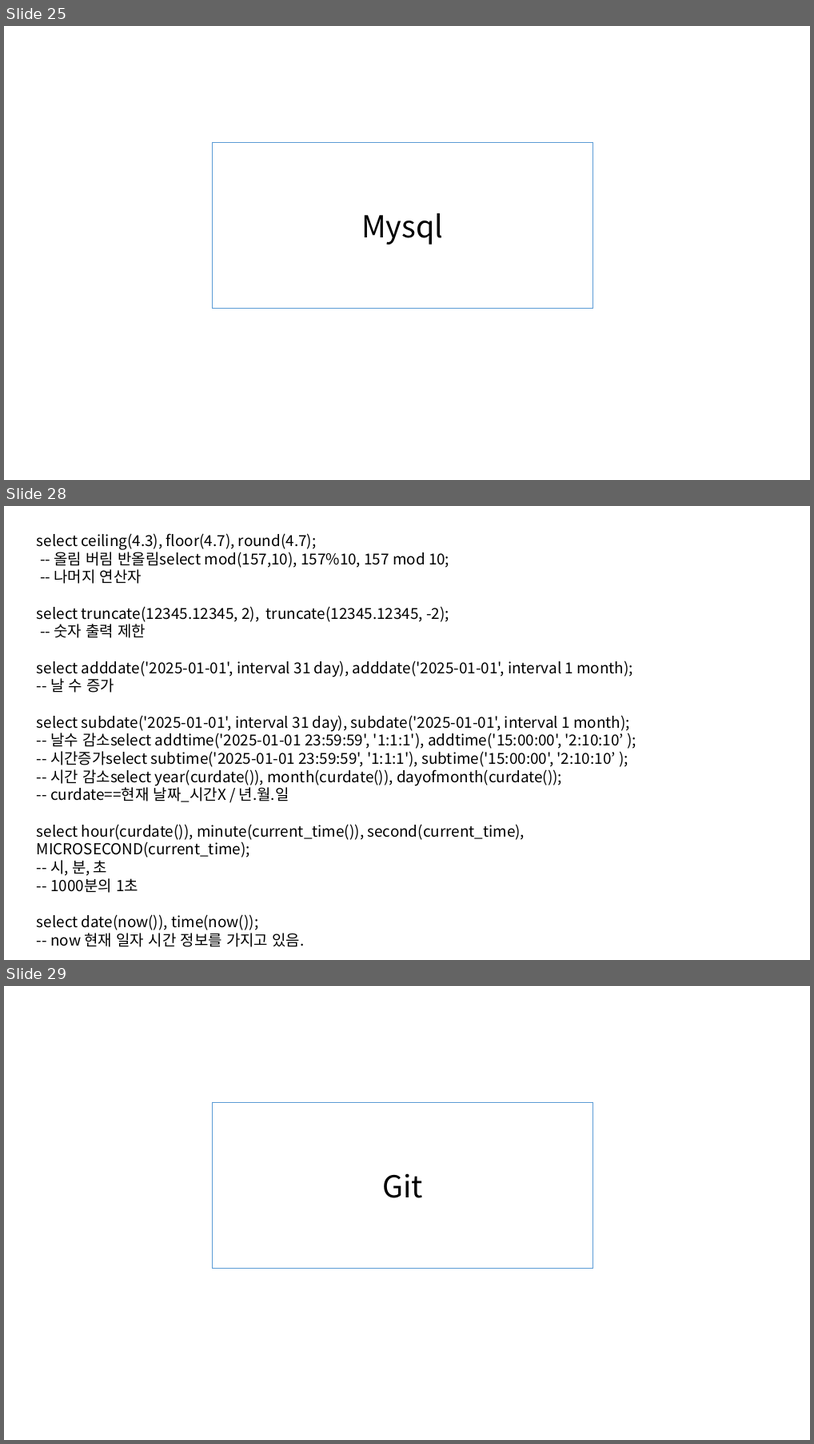
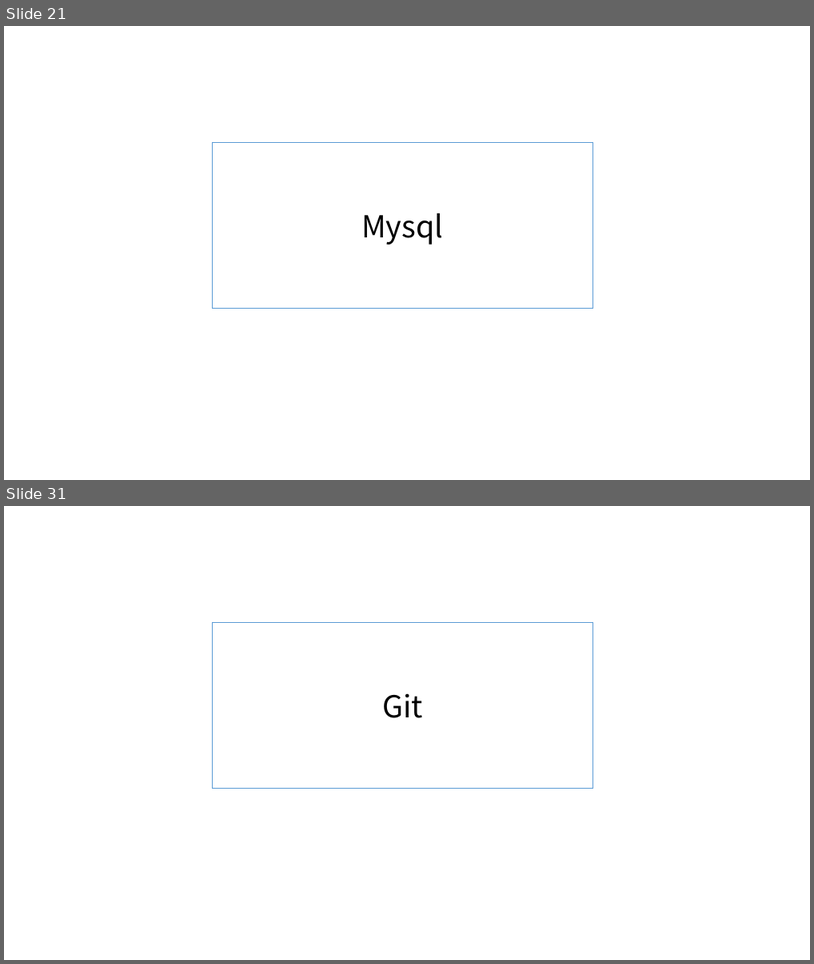
Before and after one commit to yunju94/know, a slide deck: know.pptx. Shown one above the other, each under a label of ours: slides 25, 28 and 29 before the commit, slides 21 and 31 after it; the slides between them are not shown. The pictures are 814x1444 and 814x964 pixels, drawn with LibreOffice and Linux fonts; fonts in the diff are those of the drawing. Boxes give left, top, right and bottom in pixels: in the first picture for what was removed or moved away, otherwise in the second. Text is boxed around its words. In the diff, an @@ line names an element or a change of style, - is before the commit and + after.

```diff
--- a/know.pptx
+++ b/know.pptx
@@ slide 28 removed at [4,506,810,960], background #FFFFFF @@
@@ text removed at [37,533,634,947] @@
-select ceiling(4.3), floor(4.7), round(4.7);
--- 올림 버림 반올림select mod(157,10), 157%10, 157 mod 10;
--- 나머지 연산자
-select truncate(12345.12345, 2), truncate(12345.12345, -2);
--- 숫자 출력 제한
-select adddate('2025-01-01', interval 31 day), adddate('2025-01-01', interval 1 month);
--- 날 수 증가
-select subdate('2025-01-01', interval 31 day), subdate('2025-01-01', interval 1 month);
--- 날수 감소select addtime('2025-01-01 23:59:59', '1:1:1'), addtime('15:00:00', '2:10:10’ );
--- 시간증가select subtime('2025-01-01 23:59:59', '1:1:1'), subtime('15:00:00', '2:10:10’ );
--- 시간 감소select year(curdate()), month(curdate()), dayofmonth(curdate());
--- curdate==현재 날짜_시간X / 년.월.일
-select hour(curdate()), minute(current_time()), second(current_time), MICROSECOND(current_time);
--- 시, 분, 초
--- 1000분의 1초
-select date(now()), time(now());
--- now 현재 일자 시간 정보를 가지고 있음.
@@ what was slide 25 is now slide 21 @@
@@ what was slide 29 is now slide 31 @@
```
Also in this commit, not shown: 3 slides changed, 89 slides added, 4 other slides removed, 1 other file.
